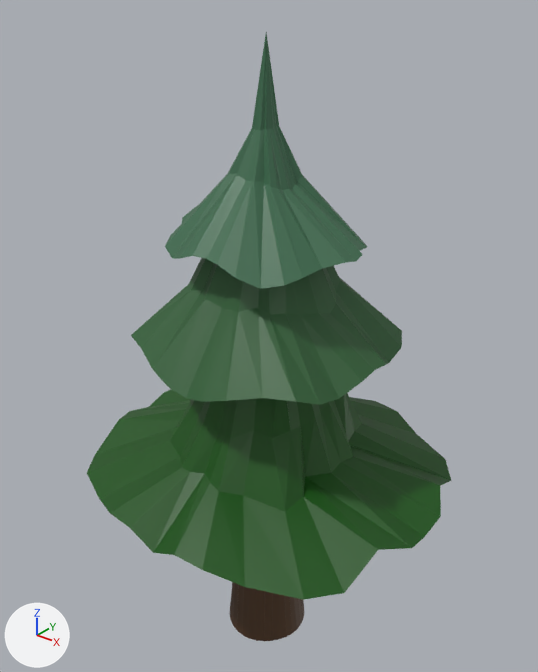
Before and after pictures for a commit that changed the Blender file Assets/export/Prefabs (self)/tree2dino.blend.
One viewpoint serves both versions: a camera (50 mm lens) standing at (5.24, -6.5, 8.49) and looking at (-0.12, 0.19, 4.34). The lights are fixed; the arrows at lower left show +X, +Y and +Z.
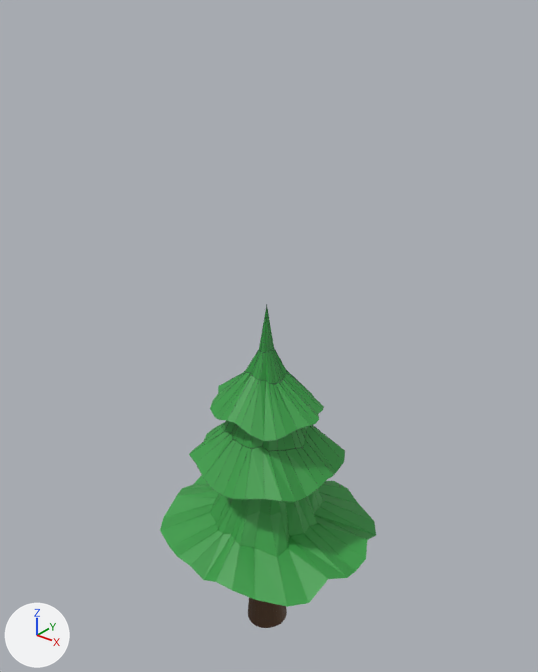
The change, as JSON lines over the scene's bpy script:
```json
{"op": "set", "path": "mat_material_001.base_color", "old": "(0.00617, 0.0884, 0.00331)", "new": "(0.0412, 0.345, 0.0633)", "note": "dark green #12540b -> green #399f47"}
{"block": "me_cylinder", "where": "# used by ob_cylinder; location = (0.0, 0.0, 2.96); scale = (0.6, 0.6, 3.14)"}
{"op": "remove", "block": "me_cylinder", "code": "me_cylinder.from_pydata(...)  # 96 vertices, 66 faces; spans x -0.94..0.94, y -0.94..0.94, z -1.0..1.0"}
{"op": "add", "block": "me_cylinder", "code": "me_cylinder.from_pydata(...)  # 556 vertices, 518 faces; spans x -4.71..4.77, y -4.25..4.32, z -1.0..1.59"}
{"block": "me_cylinder", "change": "me_cylinder part 1: a new loose piece of 165 vertices spanning x -2.47..2.48, y -2.11..2.13, z 0.8..1.59, in mat_material_003 (dark green #3d6d4e)"}
{"block": "me_cylinder", "change": "me_cylinder part 2: a new loose piece of 164 vertices spanning x -4.71..4.77, y -4.25..4.32, z -0.17..0.91, in mat_material_001 (green #399f47)"}
{"block": "me_cylinder", "change": "me_cylinder part 3: a new loose piece of 131 vertices spanning x -3.09..3.1, y -2.93..2.95, z 0.39..1.28, in mat_material_002 (dark green #2f6035)"}
{"op": "add", "block": "me_cylinder", "code": "me_cylinder.materials.append(mat_material_001)  # green #399f47"}
{"op": "add", "block": "me_cylinder", "code": "me_cylinder.materials.append(mat_material_002)  # dark green #2f6035"}
{"op": "add", "block": "me_cylinder", "code": "me_cylinder.materials.append(mat_material_003)  # dark green #3d6d4e"}
{"op": "add", "block": "me_cylinder_001", "code": ["me_cylinder_001 = bpy.data.meshes.new('Cylinder.001')", "me_cylinder_001.from_pydata(...)  # 556 vertices, 518 faces; spans x -4.71..4.77, y -4.25..4.32, z -1.0..1.59", "# faces by material slot: [66, 161, 129, 162]", "me_cylinder_001.materials.append(mat_material_004)  # brown #543a23", "me_cylinder_001.materials.append(mat_material_001)  # green #399f47", "me_cylinder_001.materials.append(mat_material_001)  # green #399f47", "me_cylinder_001.materials.append(mat_material_001)  # green #399f47"]}
{"op": "set", "path": "ob_cylinder.location", "old": "(0.0, 0.0, 2.96)", "new": "(0.0, 0.0, 1.76)"}
{"op": "set", "path": "ob_cylinder.scale", "old": "(0.6, 0.6, 3.14)", "new": "(0.312, 0.312, 1.96)"}
{"op": "add", "block": "ob_cylinder", "code": "_m = ob_cylinder.modifiers.new('Wireframe', 'WIREFRAME')"}
{"op": "add", "block": "ob_cylinder", "code": "_m.thickness = 0.009"}
{"op": "add", "block": "ob_cylinder", "code": "_m.use_even_offset = False"}
{"op": "remove", "block": "ob_cone_002", "code": ["ob_cone_002 = bpy.data.objects.new('Cone.002', me_cone_003)", "ob_cone_002.location = (0.02, 0.02, 4.48)", "ob_cone_002.scale = (2.49, 2.49, 2.49)"]}
{"op": "remove", "block": "ob_cone_001", "code": ["ob_cone_001 = bpy.data.objects.new('Cone.001', me_cone_004)", "ob_cone_001.location = (0.0, 0.01, 5.58)", "ob_cone_001.scale = (1.54, 1.54, 1.54)"]}
{"op": "remove", "block": "ob_cone_003", "code": ["ob_cone_003 = bpy.data.objects.new('Cone.003', me_cone_005)", "ob_cone_003.location = (0.0, 0.0, 6.67)", "ob_cone_003.scale = (1.37, 1.37, 2.6)"]}
{"op": "add", "block": "ob_cylinder_001", "code": ["ob_cylinder_001 = bpy.data.objects.new('Cylinder.001', me_cylinder_001)", "ob_cylinder_001.location = (0.0, 0.0, 1.76)", "ob_cylinder_001.scale = (0.312, 0.312, 1.96)"]}
```

What differs and where, as boxes (x1, y1, x2, y2) in the pictures (538 x 672 px):
```json
{"object": "Cone.002", "change": "deleted", "before": [87, 389, 451, 600], "on screen": "green"}
{"object": "Cylinder.001", "change": "added", "after": [160, 310, 376, 627], "on screen": "green", "faces in mat_material_001 (green #399f47)": [210, 310, 324, 441], "faces in mat_material_004 (brown #543a23)": [248, 597, 287, 627]}
{"object": "Cone.001", "change": "deleted", "before": [131, 258, 402, 405], "on screen": "green"}
{"object": "Cone.003", "change": "deleted", "before": [165, 32, 367, 289], "on screen": "green"}
{"object": "Cylinder", "change": "recoloured, reshaped, moved, rescaled, modifiers changed", "before": [229, 582, 304, 641], "after": [162, 305, 376, 628]}
{"part": 1, "of": "me_cylinder", "change": "added", "after": [210, 305, 321, 441], "on screen": "green"}
{"part": 2, "of": "me_cylinder", "change": "added", "after": [162, 477, 376, 607], "on screen": "green"}
{"part": 3, "of": "me_cylinder", "change": "added", "after": [190, 421, 345, 502]}
```
